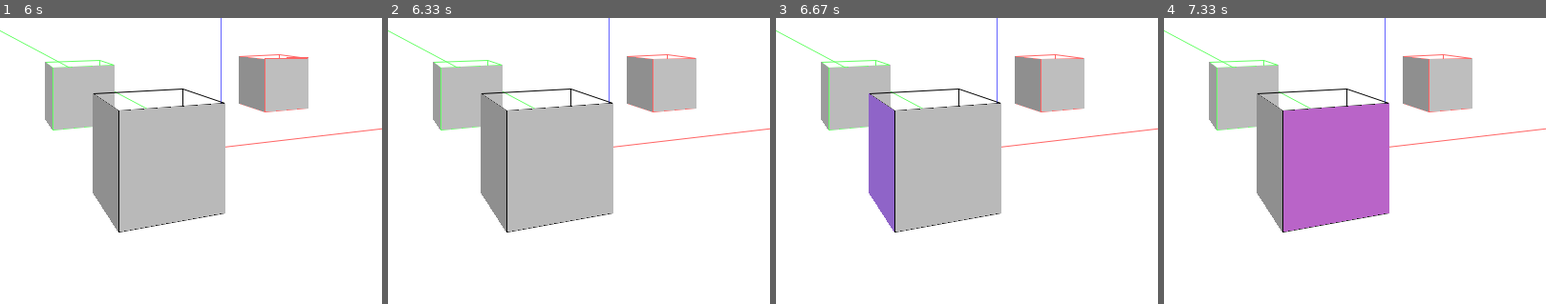
Above: before the commit, frames 1-4 (left to right).
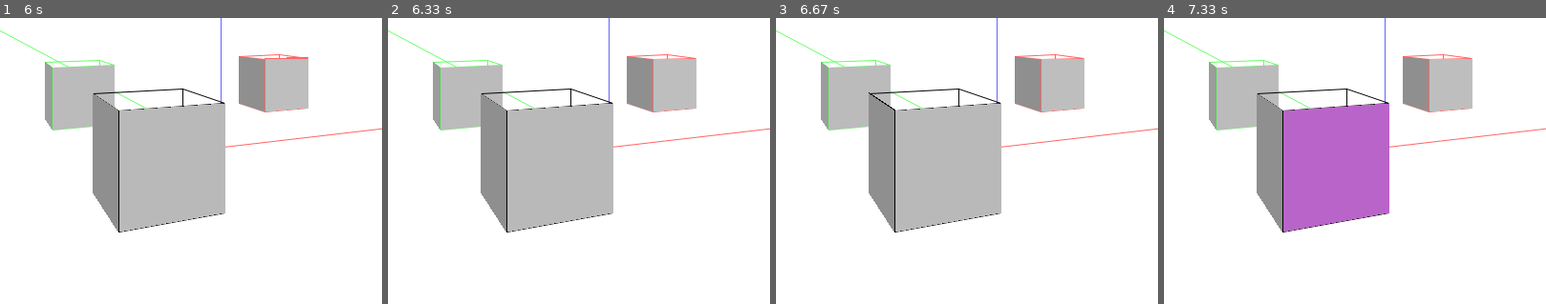
Above: after the commit, the same moments.

Repository: qsorix/draw-3d
Game: pygame game, started from main.py
Two runs of this game, one before a commit and one after it. Both use one fixed random seed, a clock stepped at 60 frames per second and the inputs below.
Inputs (mouse positions are % of the whole screen's width and height, from its top left):
- Up to frame 1 (6 s): press the mouse at (26, 51) at 0.37 s; move the mouse to (43, 62) at 0.47 s; release the mouse at (60, 72) at 0.6 s; press the mouse at (26, 51) at 0.7 s; move the mouse to (44, 55) at 0.8 s; release the mouse at (62, 59) at 0.93 s; press the mouse at (26, 51) at 1.03 s; move the mouse to (36, 63) at 1.13 s; release the mouse at (45, 76) at 1.27 s; click (50, 62) at 1.38 s; click (34, 17) at 1.72 s; click (85, 70) at 2.55 s; click (26, 68) at 2.88 s; click (77, 61) at 3.22 s; click (71, 37) at 3.55 s; click (56, 78) at 3.88 s; click (68, 83) at 4.22 s; click (54, 77) at 4.88 s; click (25, 40) at 5.22 s; click (64, 56) at 5.58 s
- Up to frame 2 (6.33 s): click (36, 88) at 6.05 s
- Up to frame 3 (6.67 s): click (39, 64) at 6.38 s
- Up to frame 4 (7.33 s): click (56, 58) at 6.72 s; click (45, 76) at 7.05 s
The pictures show only the part of the screen within x 26-76%, y 50-100%; the shares and areas given below are measured in that part.

Frames 1-2 are identical in both runs. In frame 3, 2.6% of the frame differs, in the area x 24-32%, y 26-75%; in frame 4, nothing differs.

Commit message:
When sorting snappable objects, favor points and lines

Diff:
--- a/main.py
+++ b/main.py
@@ -85,13 +85,17 @@
 
     renderables.sort(key=get_z_index)
 
-def order_by_camera_distance(camera, objects):
-    print (objects)
-    def distance(a, b):
-        return funcs.length(vector_from_to(a, b))
+def order_by_camera_distance_and_type(camera, objects):
+    def type_score(t):
+        if isinstance(t, P):
+            return 0
+        if isinstance(t, S):
+            return 1
+        return 2
+
     def camera_distance(t):
         obj, p = t
-        return funcs.length(vector_from_to(camera, p))
+        return type_score(obj) + funcs.length(vector_from_to(camera, p))
 
     objects.sort(key=camera_distance)
 
@@ -867,7 +871,7 @@
                     p = funcs.ray_plane_intersection(view_ray, w.plane())
                     result.append((w, p))
 
-        order_by_camera_distance(self.camera, result)
+        order_by_camera_distance_and_type(self.camera, result)
 
         return result
 
